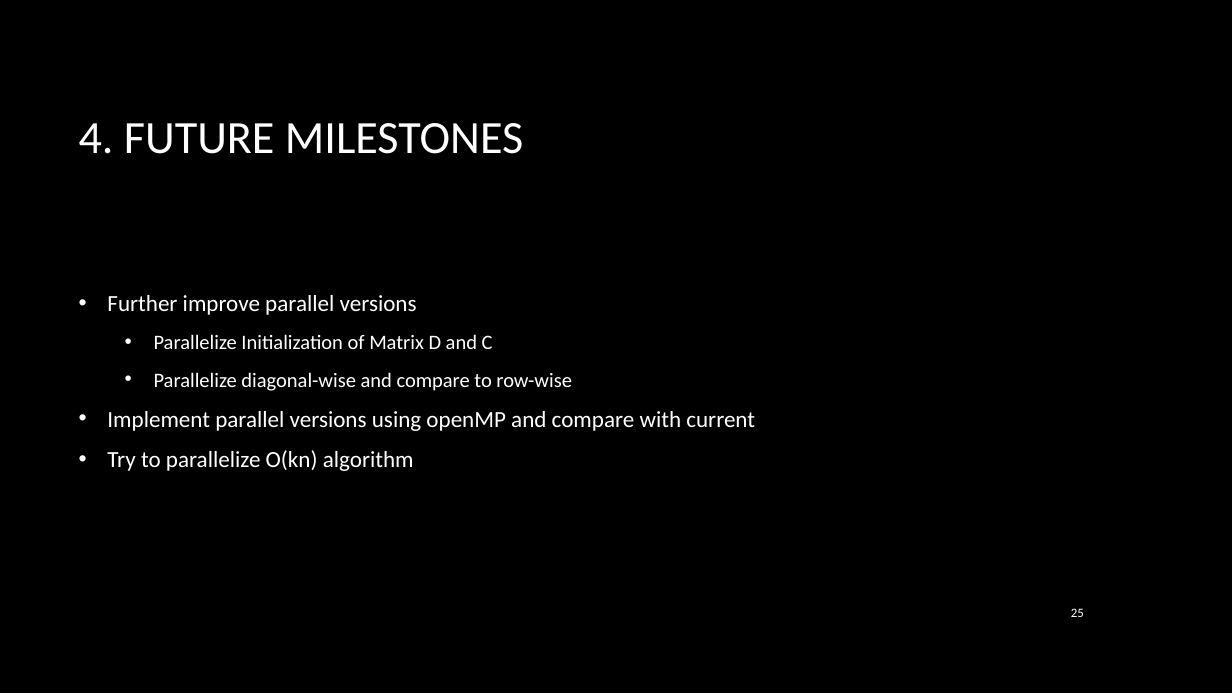
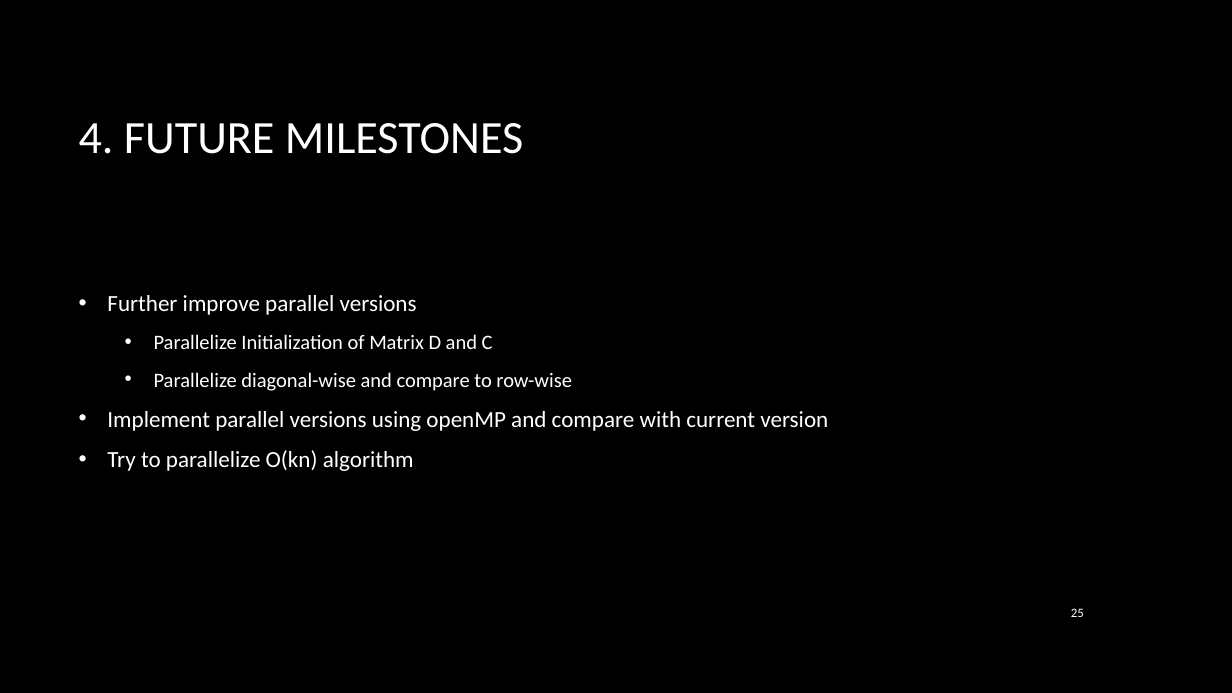
Before and after one commit to soroa/Parallel-ASM, a slide deck: slide 25 of slides/Presentation2.pptx. Drawn at 1232x693 pixels with LibreOffice and Linux fonts; fonts in the diff are those of the drawing; background and template pictures are left out. Boxes give left, top, right and bottom in pixels: in the first picture for what was removed or moved away, otherwise in the second. Text is boxed around its words. In the diff, an @@ line names an element or a change of style, - is before the commit and + after.

```diff
--- a/slides/Presentation2.pptx
+++ b/slides/Presentation2.pptx
@@ text at <box>107,411,828,431</box>: text changed @@
-• Implement parallel versions using openMP and compare with current
+• Implement parallel versions using openMP and compare with current version
```
Also in this commit, not shown: 1 other slide changed.
